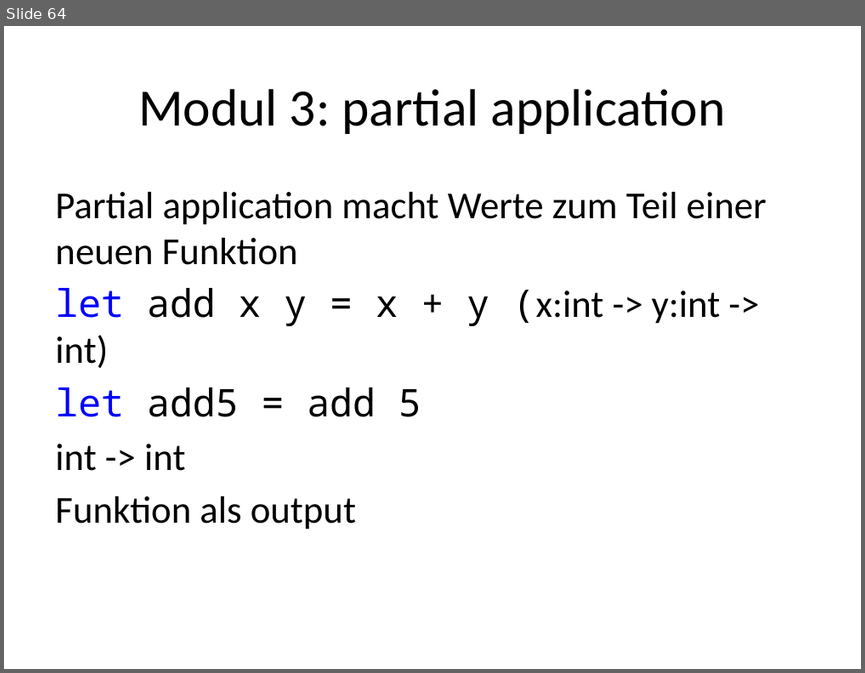
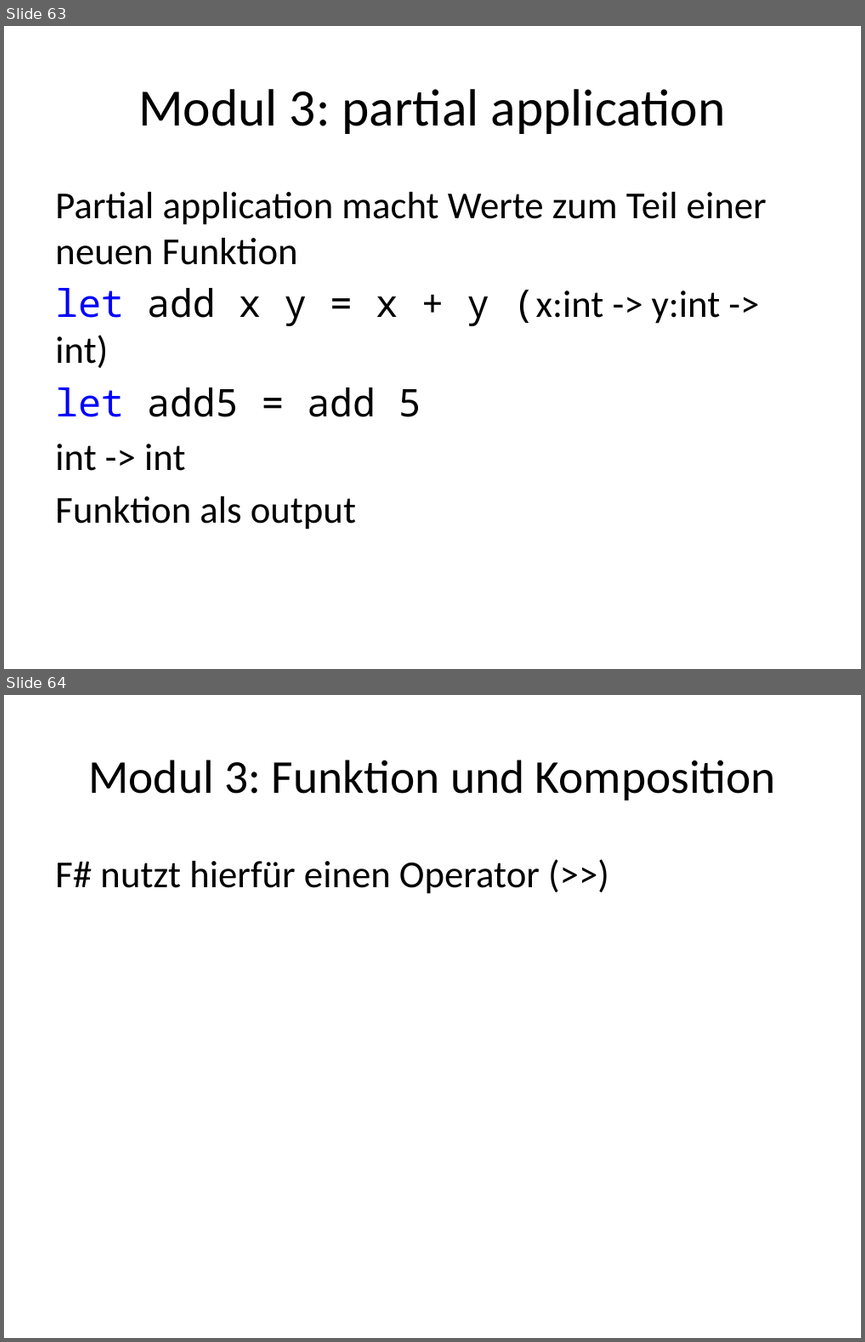
Before and after one commit to nasserbrake/Spartakiade2017, a slide deck: FSharp.pptx. Shown one above the other, each under a label of ours: slide 64 before the commit, slides 63 and 64 after it. The pictures are 865x673 and 865x1342 pixels, drawn with LibreOffice and Linux fonts; fonts in the diff are those of the drawing. Boxes give left, top, right and bottom in pixels: in the first picture for what was removed or moved away, otherwise in the second. Text is boxed around its words. In the diff, an @@ line names an element or a change of style, - is before the commit and + after.

Commit message:
Partial Application und Komposition

```diff
--- a/FSharp.pptx
+++ b/FSharp.pptx
@@ slide 64 added at bbox=[4, 695, 861, 1338], background #FFFFFF @@
@@ title added at bbox=[88, 760, 776, 800], 39.6 pt, text #000000 @@
+Modul 3: Funktion und Komposition
@@ text added at bbox=[55, 861, 540, 894], 32 pt, text #000000 @@
+F# nutzt hierfür einen Operator (>>)
@@ what was slide 64 is now slide 63 @@
```
Also in this commit, not shown: 1 slide changed, 1 slide removed, 2 other files.
